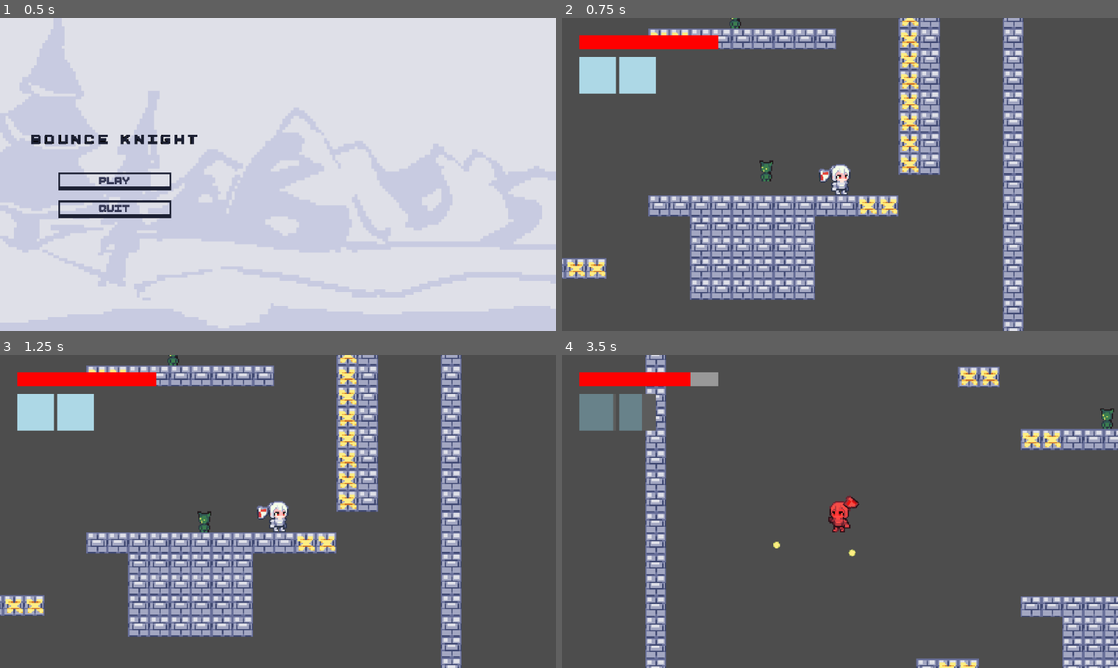
Above: before the commit, frames 1-4 (two rows, left to right).
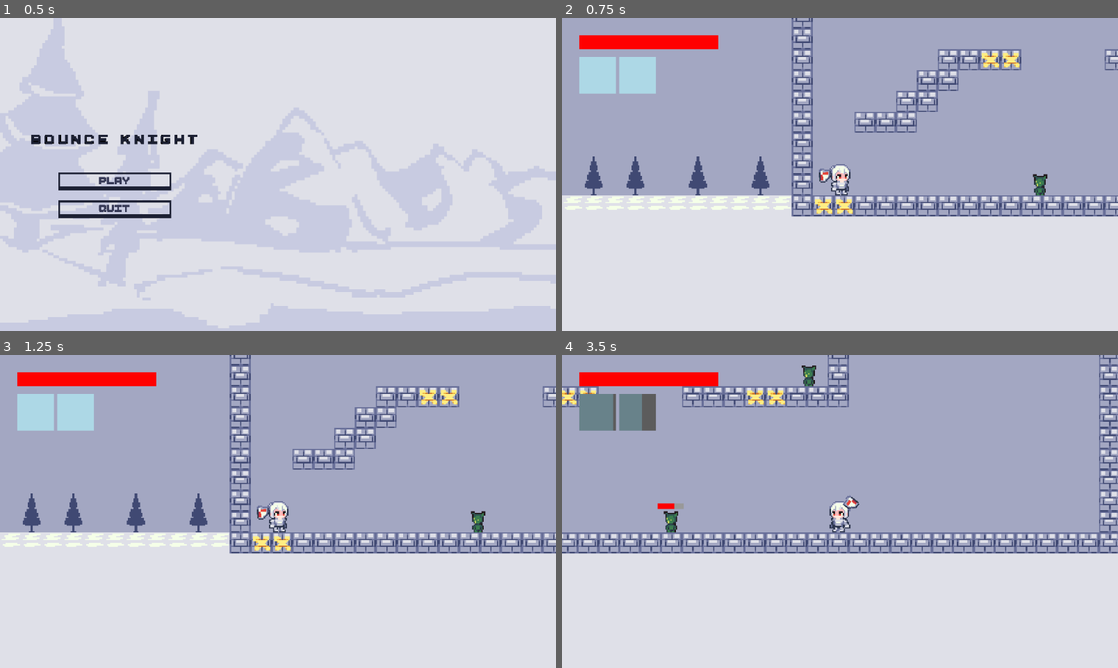
Above: after the commit, the same moments.

Repository: Cyberdemon-bot/Bounce-Knight
Game: Godot game, scene res://scenes/start_screen_classic.tscn
Same seed, same stepped clock (60 frames per second), same inputs: the game is played once before the commit and once after it. Sound files missing from this copy of the repository are replaced by a short silence.
Inputs (mouse positions are in pixels of both pictures, inside the frame that each line leads up to):
- Up to frame 1 (0.5 s): no input
- Up to frame 2 (0.75 s): click "PLAY" at 0.5 s
- Up to frame 3 (1.25 s): no input
- Up to frame 4 (3.5 s): tap Enter at 1.25 s; move the mouse to (962, 495) at 1.27 s; hold D (move_right) 1.28-2.78 s; tap Q at 1.35, 2.85 s; tap Space (jump) at 1.52, 2.27 s; move the mouse to (728, 527) at 2.02 s; tap E at 2.1 s; move the mouse to (895, 442) at 2.77 s; hold A (move_left) from 2.78 s (still down)

Frame 1 is identical in both runs. In frame 2, 92% of the frame differs, in the area x 0-100%, y 0-100%; in frame 3, 92%; in frame 4, 96%.

Commit message:
wth man

Diff:
--- a/project.godot
+++ b/project.godot
@@ -59,3 +59,4 @@
 
 textures/canvas_textures/default_texture_filter=0
 rendering_device/driver.windows="d3d12"
+environment/defaults/default_clear_color=Color(0.6392157, 0.654902, 0.7607843, 1)
--- a/scenes/main.tscn
+++ b/scenes/main.tscn
@@ -35,7 +35,7 @@
 tile_set = SubResource("TileSet_1vivr")
 
 [node name="Player" parent="." unique_id=1816567509 instance=ExtResource("2_0xm2m")]
-position = Vector2(435, -485)
+position = Vector2(37, -22)
 
 [node name="SpawnTimer" type="Timer" parent="." unique_id=900823372]
 autostart = true
Not shown: 1 places in scenes/main.tscn that only renumber resources
